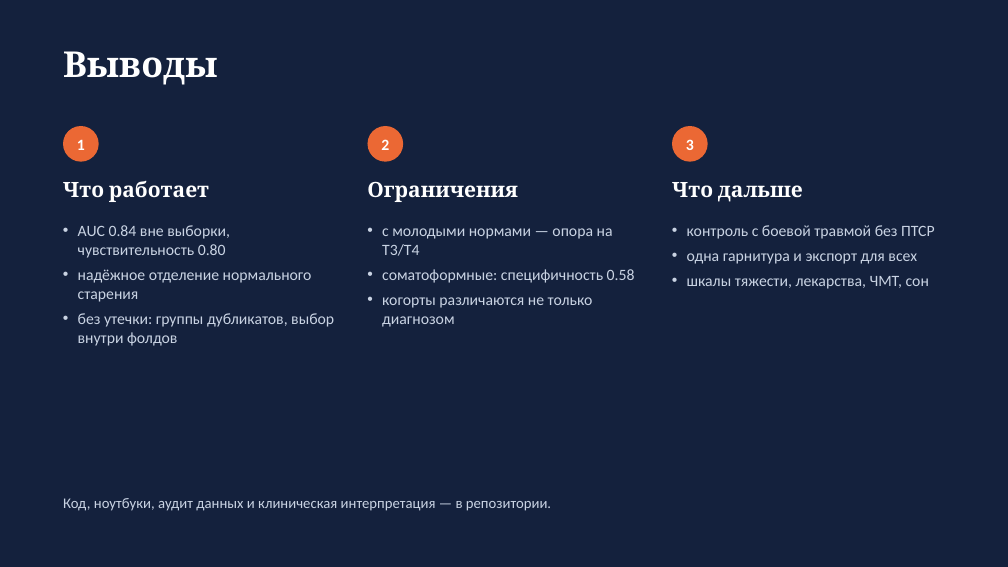
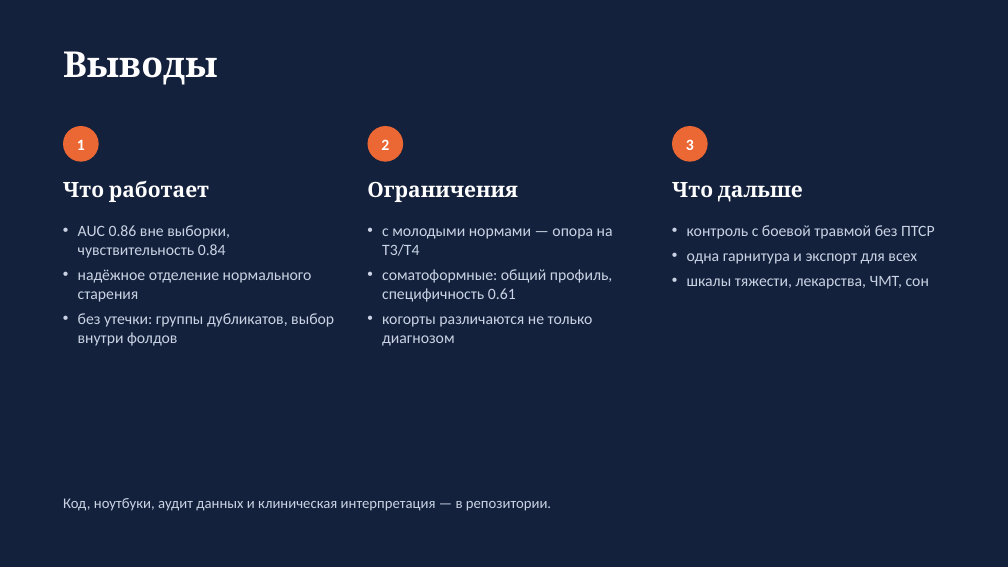
Before and after one commit to igor688-hub/neurodiagnosis-eeg, a slide deck: slide 10 of report/presentation.pptx. Drawn at 1008x567 pixels with LibreOffice and Linux fonts; fonts in the diff are those of the drawing. Boxes give left, top, right and bottom in pixels: in the first picture for what was removed or moved away, otherwise in the second. Text is boxed around its words. In the diff, an @@ line names an element or a change of style, - is before the commit and + after.

```diff
--- a/report/presentation.pptx
+++ b/report/presentation.pptx
@@ text at <box>78,225,230,258</box>: text changed @@
-• AUC 0.84 вне выборки, чувствительность 0.80
+• AUC 0.86 вне выборки, чувствительность 0.84
@@ text at <box>382,269,612,302</box>: text changed @@
-• соматоформные: специфичность 0.58
+• соматоформные: общий профиль, специфичность 0.61
```
Also in this commit, not shown: 3 other slides changed, 2 other files.
